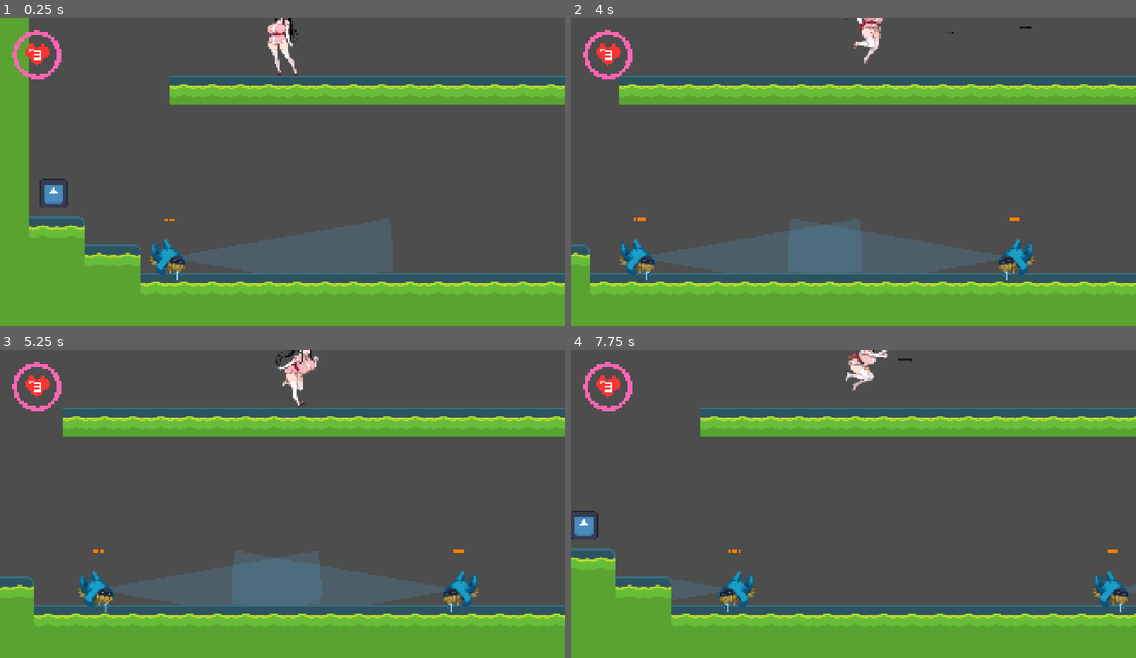
Above: before the commit, frames 1-4 (two rows, left to right).
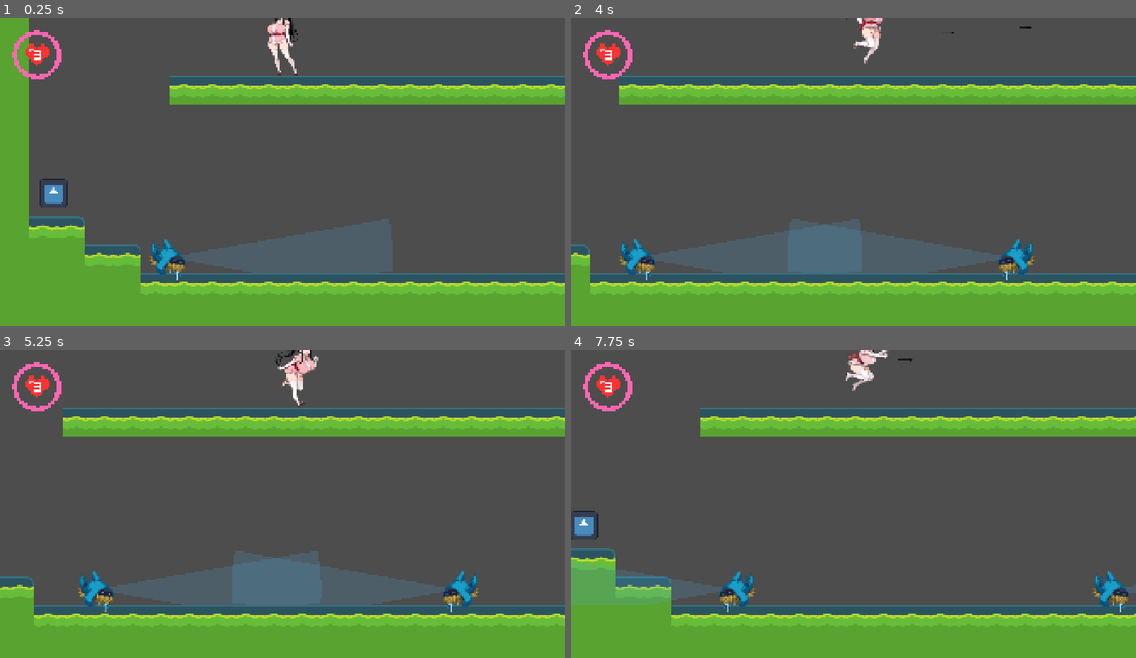
Above: after the commit, the same moments.

Repository: tea-X09A/Suzuran
Game: Godot game, scene res://scenes/levels/level0.tscn
Same seed, same stepped clock (60 frames per second), same inputs: the game is played once before the commit and once after it. The engine's default icon, where the game draws it, is replaced by a stand-in: a white triangle on a blue panel in a dark square.
Inputs:
- Up to frame 1 (0.25 s): no input
- Up to frame 2 (4 s): tap Enter at 0.5 s; hold D (right) 0.53-2.03 s; tap F (fight) at 0.6, 2.3, 2.85 s; tap Space (jump) at 0.77, 1.52, 3.02, 3.77 s; tap C (shooting) at 0.8, 1.35, 3.05, 3.6 s; tap S (squat) at 1.55 s; hold A (left) 2.03-2.78 s; hold S (squat) 2.03-2.78 s; hold D (right) from 2.78 s (still down); hold S (squat) from 3.53 s (still down)
- Up to frame 3 (5.25 s): release D (right) at 4.28 s; release S (squat) at 4.28 s; hold A (left) 4.28-5.03 s; tap S (squat) at 4.35 s; tap Space (jump) at 4.52 s; tap F (fight) at 4.55 s; hold D (right) from 5.03 s (still down); hold Shift from 5.03 s (still down)
- Up to frame 4 (7.75 s): tap C (shooting) at 5.3, 6.6, 7.55 s; release D (right) at 5.78 s; release Shift at 5.78 s; hold A (left) 5.78-7.28 s; tap F (fight) at 5.85, 6.8 s; tap Space (jump) at 6.02, 6.77, 7.52 s; tap S (squat) at 6.05, 7.35 s; hold D (right) from 7.28 s (still down)

The runs differ from the first frame. In frame 1, less than 0.1% of the frame differs, in the area x 29-31%, y 65-66%; in frame 2, less than 0.1%; in frame 3, less than 0.1%; in frame 4, 1.7%, in the area x 0-97%, y 64-83%.

Commit message:
Improve enemy combat system with physics-based knockback and HP gauge enhancements
- Replace timer-based knockback with physics-based approach (lands on ground)
- Add HP gauge fade-out animation with 4-second display duration
- Make max_hp configurable via @export property
- Enhance knockback force based on player state (3x for running, 2x for normal fighting)
- Remove HP gauge dot spacing for seamless appearance
- Fix patrol state reverse movement distance to use full patrol_range
- Remove shooting_02 squat cancel to prevent animation interruption

🤖 Generated with [Claude Code](https://claude.com/claude-code)

Co-Authored-By: Claude <noreply@anthropic.com>

Diff:
--- a/scenes/levels/level0.tscn
+++ b/scenes/levels/level0.tscn
@@ -319,6 +319,7 @@
 
 [node name="Enemy3" parent="." instance=ExtResource("5_ry65h")]
 position = Vector2(688, 80)
+max_hp = 10
 
 [node name="Enemy4" parent="." instance=ExtResource("5_ry65h")]
 position = Vector2(1800, -64)
--- a/scripts/enemies/enemy.gd
+++ b/scripts/enemies/enemy.gd
@@ -26,6 +26,8 @@
 
 # 敵のID（アニメーション名に使用、エディタで設定）
 @export var enemy_id: String = ""
+# 最大HP
+@export var max_hp: int = 5
 
 # ======================== 状態管理変数 ========================
 
@@ -45,12 +47,8 @@
 var vision_distance: float = 509.0
 # 視界の角度（度数、片側）
 var vision_angle: float = 10.0
-# 最大HP
-var max_hp: int = 5
 # ノックバックの力
 var knockback_force: float = 300.0
-# ノックバックの持続時間（秒）
-var knockback_duration: float = 0.3
 # キャプチャ時の状態（アニメーション名に使用、初期値をnormalとする）
 var capture_condition: String = "normal"
 # 画面内にいるかどうかのフラグ
@@ -90,15 +88,17 @@
 # hitboxと重なっているプレイヤー（キャッシュ用）
 var overlapping_player: Node2D = null
 # 現在のHP
-var current_hp: int = 5
-# ノックバックタイマー
-var knockback_timer: float = 0.0
+var current_hp: int
 # ノックバック方向
 var knockback_velocity: Vector2 = Vector2.ZERO
 # ノックバック後に向くべき方向（0.0なら変更なし）
 var direction_to_face_after_knockback: float = 0.0
 # HPゲージへの参照
 var hp_gauge: Control = null
+# HPゲージのフェードタイマー
+var hp_gauge_fade_timer: float = 0.0
+# HPゲージの表示時間
+var hp_gauge_display_duration: float = 4.0
 
 # ======================== ステート管理システム ========================
 
@@ -213,6 +213,16 @@
 # ======================== 物理更新処理 ========================
 
 func _physics_process(delta: float) -> void:
+	# HPゲージのフェードアウト処理
+	if hp_gauge_fade_timer > 0.0:
+		hp_gauge_fade_timer -= delta
+		var alpha: float = hp_gauge_fade_timer / hp_gauge_display_duration
+		if hp_gauge:
+			hp_gauge.modulate.a = alpha
+			# タイマーが切れたら非表示
+			if hp_gauge_fade_timer <= 0.0:
+				hp_gauge.visible = false
+
 	# 画面内の場合のみプレイヤー検知処理を実行
 	if on_screen:
 		# hitboxと重なっているプレイヤーをチェック（1フレームに1回のみ）
@@ -595,14 +605,20 @@
 
 ## ノックバックを適用
 func _apply_knockback(direction: Vector2, attacker: Node = null) -> void:
-	# ノックバックタイマーを設定
-	knockback_timer = knockback_duration
-	# ノックバック速度を設定（水平方向のみ）
-	# FightingHitboxからの攻撃の場合は2倍の力
+	# ノックバック速度を設定
 	var current_knockback_force: float = knockback_force
+	var vertical_force: float = -100.0
+
+	# FightingHitboxからの攻撃の場合、run状態なら3倍、それ以外は2倍の力
 	if attacker and attacker.name == "FightingHitbox":
-		current_knockback_force *= 2.0
-	knockback_velocity = Vector2(direction.x * current_knockback_force, -100.0)  # 少し浮く
+		if attacker.has_meta("is_running") and attacker.get_meta("is_running"):
+			current_knockback_force *= 3.0  # run状態の場合は3倍
+			vertical_force = -250.0  # 高く浮かせる
+		else:
+			current_knockback_force *= 2.0  # それ以外は2倍
+			vertical_force = -150.0  # 通常より少し高く
+
+	knockback_velocity = Vector2(direction.x * current_knockback_force, vertical_force)
 
 	# ノックバック状態に遷移
 	change_state("KNOCKBACK")
@@ -629,10 +645,10 @@
 	hp_gauge.name = "HPGauge"
 	# Sprite2Dの上に配置（Y座標はマイナスで上方向）
 	hp_gauge.position = Vector2(0, -80)
+	# 初期状態では非表示
+	hp_gauge.visible = false
+	hp_gauge.modulate.a = 0.0
 	add_child(hp_gauge)
-
-	# HPゲージを更新
-	_update_hp_gauge()
 
 ## HPゲージを更新
 func _update_hp_gauge() -> void:
@@ -645,8 +661,8 @@
 
 	# ドット1つのサイズ
 	var dot_size: int = 4
-	# ドット間の間隔
-	var dot_spacing: int = 1
+	# ドット間の間隔（0で継ぎ目なし）
+	var dot_spacing: int = 0
 	# ゲージの開始位置（中央揃え）
 	var total_width: int = (dot_size + dot_spacing) * max_hp - dot_spacing
 	var start_x: float = -total_width / 2.0
@@ -662,3 +678,8 @@
 		else:
 			dot.color = Color(0.2, 0.2, 0.2)  # 暗い色
 		hp_gauge.add_child(dot)
+
+	# HPゲージを表示してフェードタイマーを開始
+	hp_gauge.visible = true
+	hp_gauge.modulate.a = 1.0
+	hp_gauge_fade_timer = hp_gauge_display_duration
--- a/scripts/enemies/states/knockback_state.gd
+++ b/scripts/enemies/states/knockback_state.gd
@@ -1,8 +1,13 @@
 class_name EnemyKnockbackState
 extends BaseEnemyState
 
+# 一度空中に浮いたかどうかのフラグ
+var was_in_air: bool = false
+
 ## ステート開始時の処理
 func initialize_state() -> void:
+	# 空中フラグをリセット
+	was_in_air = false
 	# hitboxを無効化・非表示
 	if enemy.hitbox:
 		enemy.hitbox.set_deferred("monitoring", false)
@@ -47,14 +52,17 @@
 
 ## 物理演算処理
 func physics_update(delta: float) -> void:
-	# ノックバックタイマーを更新
-	enemy.knockback_timer -= delta
-
-	# ノックバック終了
-	if enemy.knockback_timer <= 0.0:
-		# IDLE状態へ遷移
-		enemy.change_state("IDLE")
-		return
+	# 重力を適用
+	enemy.knockback_velocity.y += enemy.GRAVITY * delta
 
 	# ノックバック速度を適用
 	enemy.velocity = enemy.knockback_velocity
+
+	# 一度空中に浮いたことを記録
+	if not enemy.is_on_floor():
+		was_in_air = true
+
+	# 空中に浮いた後、着地したらIDLE状態へ遷移
+	if was_in_air and enemy.is_on_floor():
+		enemy.change_state("IDLE")
+		return
--- a/scripts/enemies/states/patrol_state.gd
+++ b/scripts/enemies/states/patrol_state.gd
@@ -72,10 +72,10 @@
 
 ## 壁衝突後の逆方向パトロール目標位置を生成
 func _generate_reverse_patrol_target() -> void:
-	# 直前に進もうとした方向の逆方向にランダムな位置を生成
+	# 直前に進もうとした方向の逆方向に移動
 	var reverse_direction: float = -enemy.last_movement_direction
-	# 現在位置から逆方向に移動する距離をランダムに生成（patrol_rangeの50%～100%の距離）
-	var move_distance: float = randf_range(enemy.patrol_range * 0.5, enemy.patrol_range)
+	# 現在位置から逆方向にpatrol_rangeの距離だけ移動
+	var move_distance: float = enemy.patrol_range
 	# 現在位置から逆方向に目標位置を設定
 	var target_x: float = enemy.global_position.x + (reverse_direction * move_distance)
 	enemy.target_position = Vector2(target_x, enemy.global_position.y)
--- a/scripts/player/states/fighting_state.gd
+++ b/scripts/player/states/fighting_state.gd
@@ -35,6 +35,10 @@
 	# ダメージ値の取得
 	damage = PlayerParameters.get_parameter(player.condition, "fighting_damage")
 
+	# run状態の場合はfighting_hitboxにフラグを設定
+	if fighting_hitbox:
+		fighting_hitbox.set_meta("is_running", is_running_state())
+
 	# FightingHitboxのarea_enteredシグナルを接続（重複接続を防止）
 	if fighting_hitbox and not fighting_hitbox.area_entered.is_connected(_on_fighting_hitbox_area_entered):
 		fighting_hitbox.area_entered.connect(_on_fighting_hitbox_area_entered)
@@ -57,6 +61,10 @@
 	# FightingHitboxのシグナル接続を解除（メモリリーク防止）
 	if fighting_hitbox and fighting_hitbox.area_entered.is_connected(_on_fighting_hitbox_area_entered):
 		fighting_hitbox.area_entered.disconnect(_on_fighting_hitbox_area_entered)
+
+	# run状態フラグをクリア
+	if fighting_hitbox:
+		fighting_hitbox.remove_meta("is_running")
 
 	end_fighting()
 	started_airborne = false
--- a/scripts/player/states/shooting_state.gd
+++ b/scripts/player/states/shooting_state.gd
@@ -24,10 +24,8 @@
 
 ## 入力処理
 func handle_input(_delta: float) -> void:
-	# shooting_02のアニメーション中は、squat以外でキャンセル不可
+	# shooting_02のアニメーション中は、入力でキャンセル不可
 	if is_shooting_02:
-		if can_transition_to_squat() and player.is_on_floor():
-			player.update_animation_state("SQUAT")
 		return
 
 	# 地上のみジャンプとしゃがみを受け付ける（shooting_01の場合）
